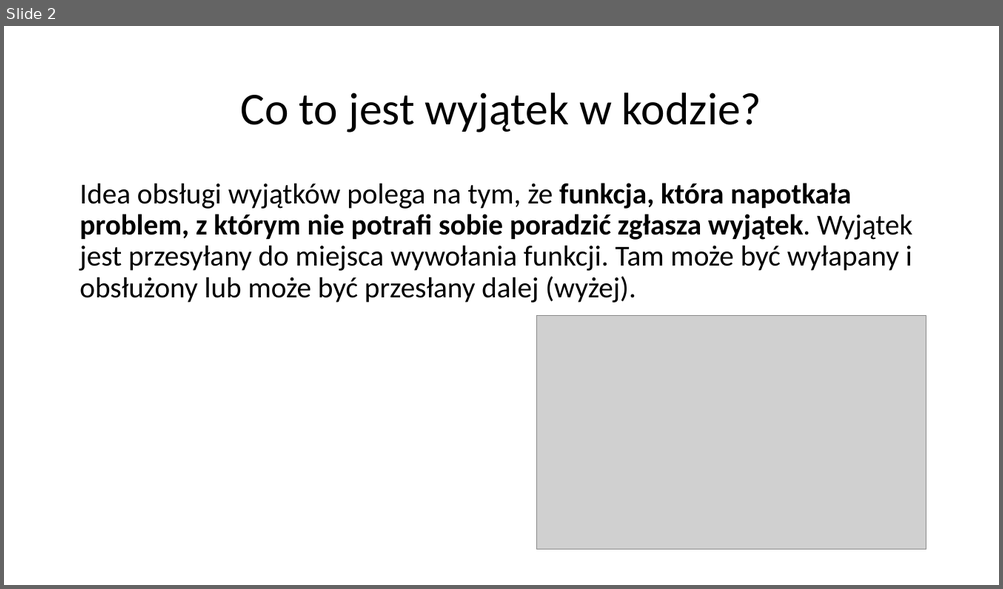
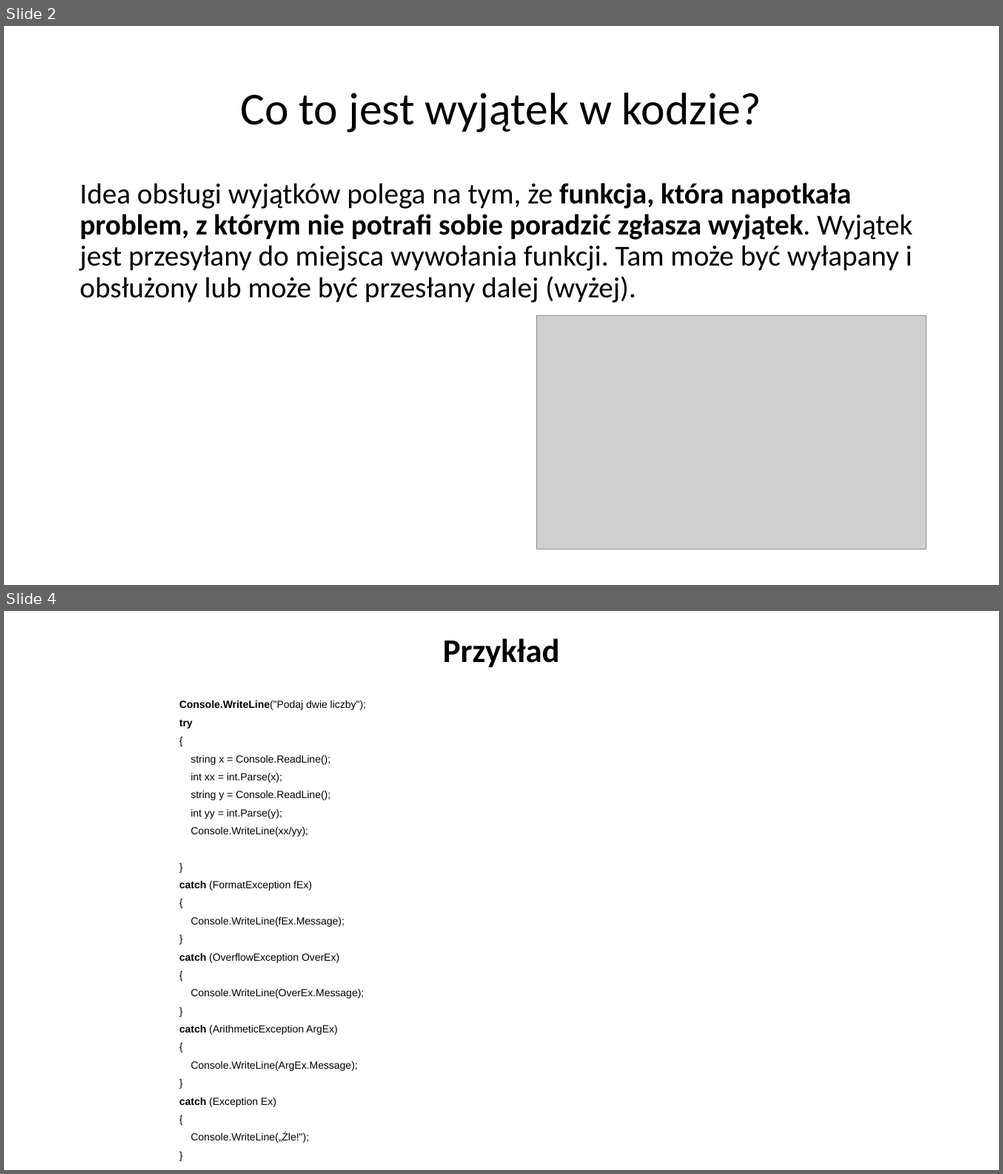
Before and after one commit to markow1997/AdvanceProgrammingTechniques_2223, a slide deck: MichalBaranski/Programuje-z-uzyciem-wyjatkow-Baranski.pptx. Shown one above the other, each under a label of ours: slide 2 before the commit, slides 2 and 4 after it; the slides between them are not shown. The pictures are 1003x589 and 1003x1174 pixels, drawn with LibreOffice and Linux fonts; fonts in the diff are those of the drawing; grey boxes stand for pictures. Boxes give left, top, right and bottom in pixels: in the first picture for what was removed or moved away, otherwise in the second. Text is boxed around its words. In the diff, an @@ line names an element or a change of style, - is before the commit and + after.

```diff
--- a/MichalBaranski/Programuje-z-uzyciem-wyjatkow-Baranski.pptx
+++ b/MichalBaranski/Programuje-z-uzyciem-wyjatkow-Baranski.pptx
@@ slide 4 added at box(4, 611, 999, 1170), background #FFFFFF @@
@@ title added at box(443, 638, 560, 667), 32 pt, text #000000, bold @@
+Przykład
@@ text added at box(179, 701, 366, 1143), 10 pt, text #000000 @@
+Console.WriteLine("Podaj dwie liczby");
+try
+{
+string x = Console.ReadLine();
+int xx = int.Parse(x);
+string y = Console.ReadLine();
+int yy = int.Parse(y);
+Console.WriteLine(xx/yy);
+}
+catch (FormatException fEx)
+{
+Console.WriteLine(fEx.Message);
+}
+catch (OverflowException OverEx)
+{
+Console.WriteLine(OverEx.Message);
+}
+catch (ArithmeticException ArgEx)
+{
+Console.WriteLine(ArgEx.Message);
+}
+catch (Exception Ex)
+{
+Console.WriteLine(„Źle!");
+}
```
Also in this commit, not shown: 6 other slides added.
